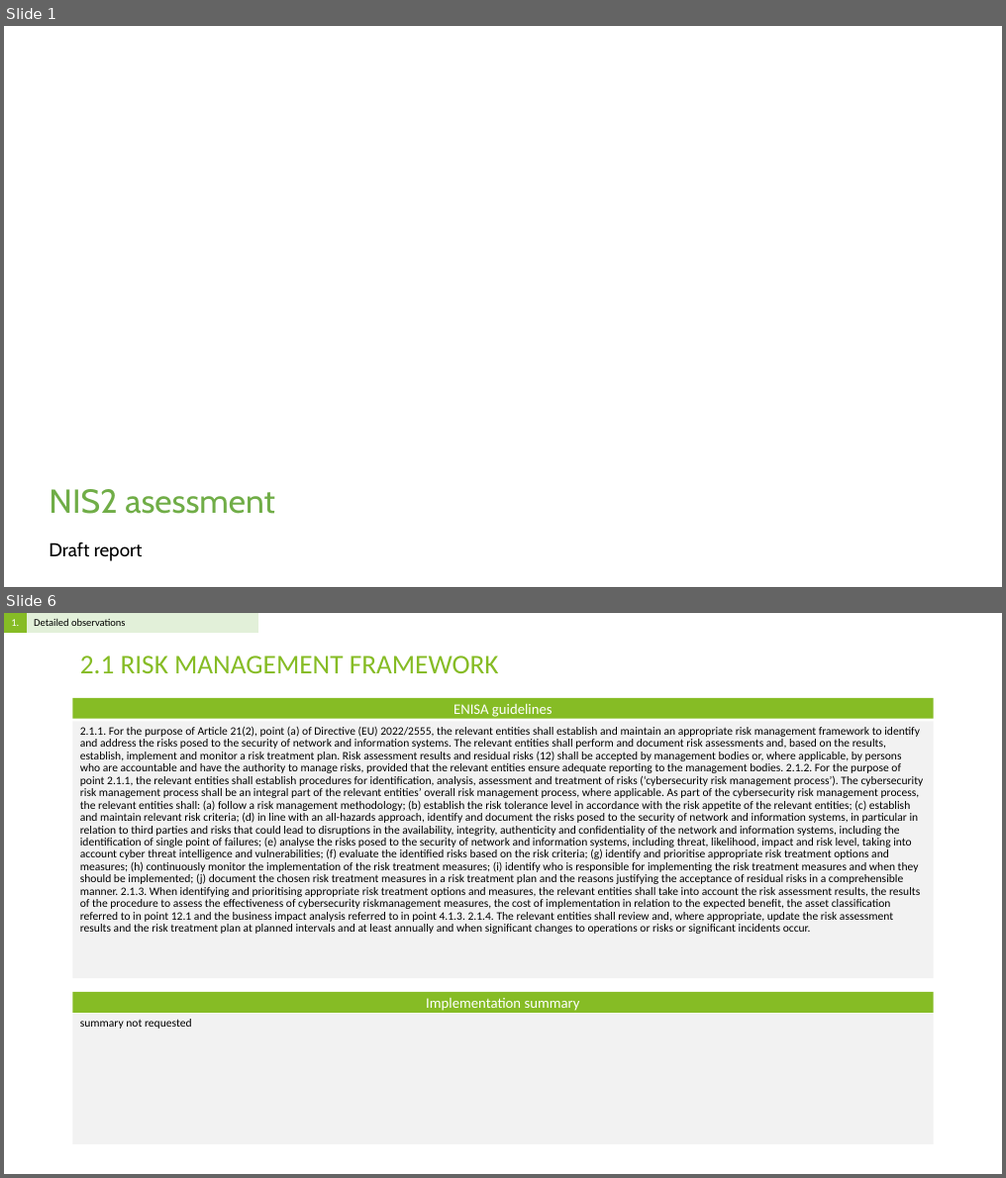
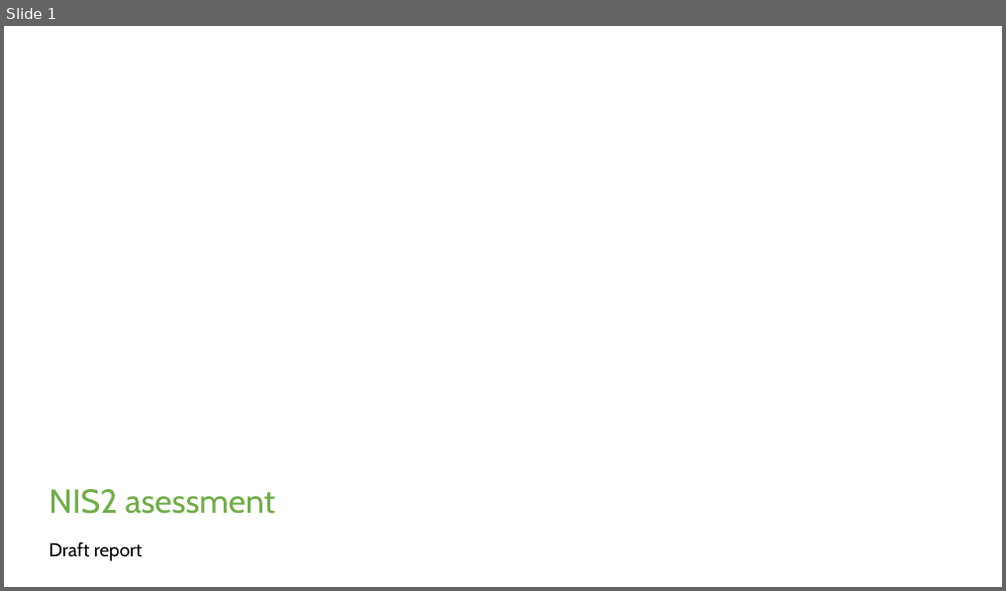
Before and after one commit to Rokas01/tprm, a slide deck: filename.pptx. Shown one above the other, each under a label of ours: slides 1 and 6 before the commit, slide 1 after it; the slides between them are not shown. The pictures are 1006x1178 and 1006x591 pixels, drawn with LibreOffice and Linux fonts; fonts in the diff are those of the drawing; background and template pictures are left out. Boxes give left, top, right and bottom in pixels: in the first picture for what was removed or moved away, otherwise in the second. Text is boxed around its words. In the diff, an @@ line names an element or a change of style, - is before the commit and + after.

```diff
--- a/filename.pptx
+++ b/filename.pptx
@@ slide 6 removed at box(4, 613, 1002, 1174), background #FFFFFF @@
@@ table removed at box(4, 613, 258, 633), 1 rows, 2 columns @@
-1. | Detailed observations
@@ title removed at box(80, 656, 499, 673) @@
-2.1 RISK MANAGEMENT FRAMEWORK
@@ rectangle removed at box(73, 698, 934, 719) @@
-ENISA guidelines
@@ text removed at box(73, 722, 934, 979) @@
-2.1.1. For the purpose of Article 21(2), point (a) of Directive (EU) 2022/2555, the relevant entities shall establish and maintain an appropriate risk management framework to identify and address the risks posed to the security of network and information systems. The relevant entities shall perform and document risk assessments and, based on the results, establish, implement and monitor a risk treatment plan. Risk assessment results and residual risks (12) shall be accepted by management bodies or, where applicable, by persons who are accountable and have the authority to manage risks, provided that the relevant entities ensure adequate reporting to the management bodies. 2.1.2. For the purpose of point 2.1.1, the relevant entities shall establish procedures for identification, analysis, assessment and treatment of risks (‘cybersecurity risk management process’). The cybersecurity risk management process shall be an integral part of the relevant entities’ overall risk management process, where applicable. As part of the cybersecurity risk management process, the relevant entities shall: (a) follow a risk management methodology; (b) establish the risk tolerance level in accordance with the risk appetite of the relevant entities; (c) establish and maintain relevant risk criteria; (d) in line with an all-hazards approach, identify and document the risks posed to the security of network and information systems, in particular in relation to third parties and risks that could lead to disruptions in the availability, integrity, authenticity and confidentiality of the network and information systems, including the identification of single point of failures; (e) analyse the risks posed to the security of network and information systems, including threat, likelihood, impact and risk level, taking into account cyber threat intelligence and vulnerabilities; (f) evaluate the identified risks based on the risk criteria; (g) identify and prioritise appropriate risk treatment options and measures; (h) continuously monitor the implementation of the risk treatment measures; (i) identify who is responsible for implementing the risk treatment measures and when they should be implemented; (j) document the chosen risk treatment measures in a risk treatment plan and the reasons justifying the acceptance of residual risks in a comprehensible manner. 2.1.3. When identifying and prioritising appropriate risk treatment options and measures, the relevant entities shall take into account the risk assessment results, the results of the procedure to assess the effectiveness of cybersecurity riskmanagement measures, the cost of implementation in relation to the expected benefit, the asset classification referred to in point 12.1 and the business impact analysis referred to in point 4.1.3. 2.1.4. The relevant entities shall review and, where appropriate, update the risk assessment results and the risk treatment plan at planned intervals and at least annually and when significant changes to operations or risks or significant incidents occur.
@@ rectangle removed at box(73, 992, 934, 1014) @@
-Implementation summary
@@ text removed at box(73, 1014, 934, 1145) @@
-summary not requested
```
Also in this commit, not shown: 11 slides changed, 3 slides added, 88 other slides removed, 3 other files.
